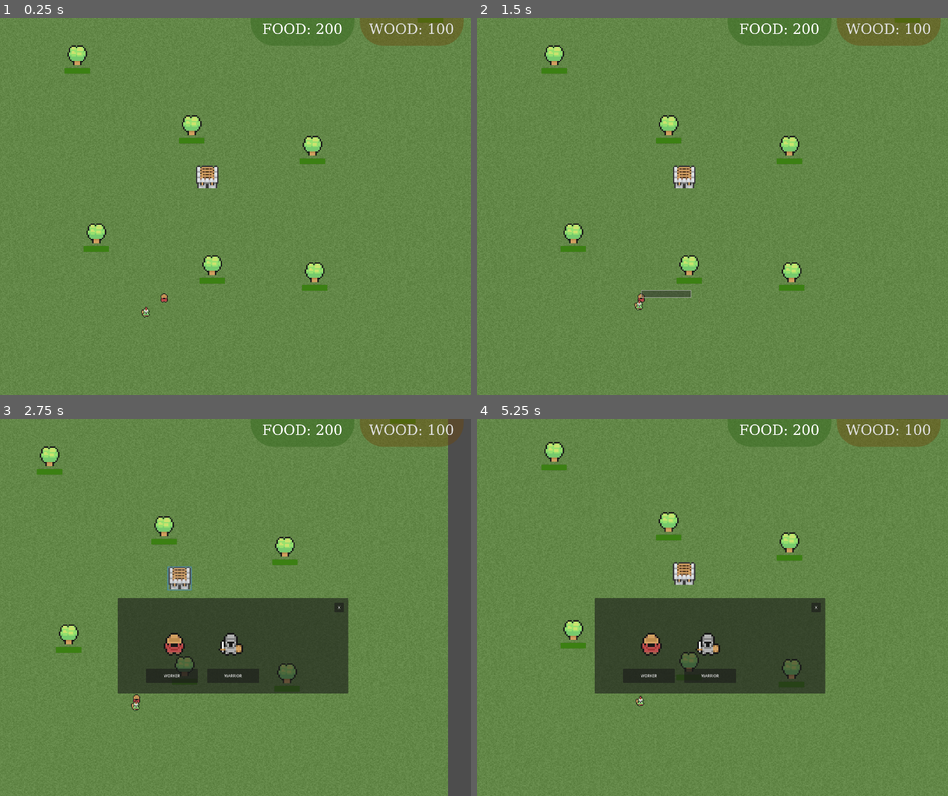
Above: before the commit, frames 1-4 (two rows, left to right).
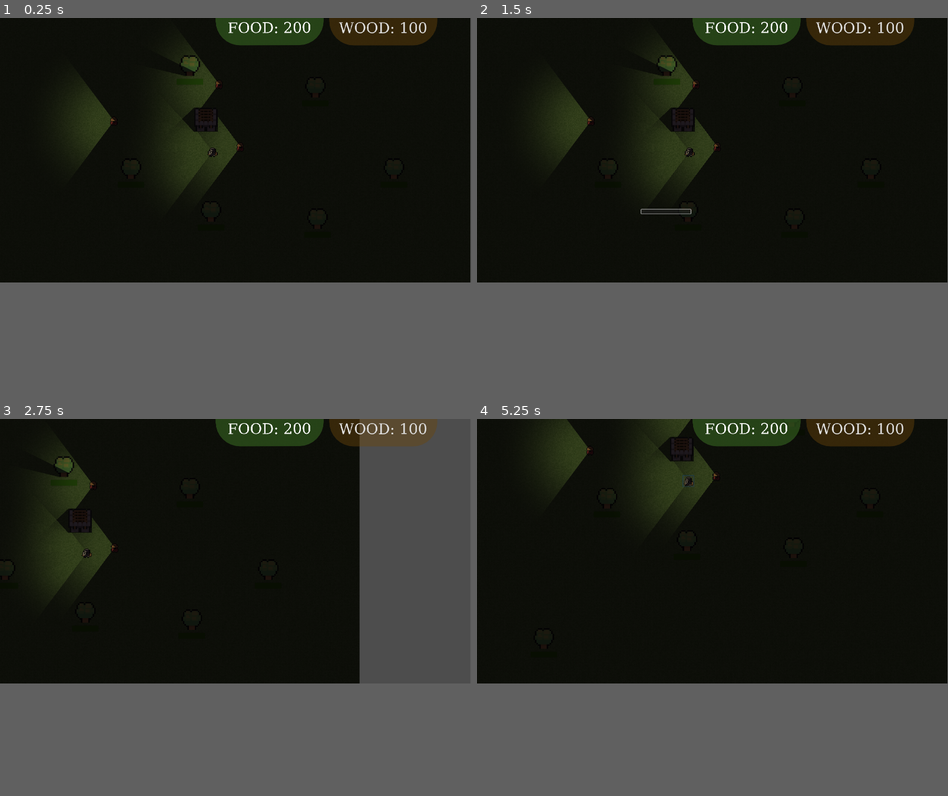
Above: after the commit, the same moments.

Repository: thejameswilliam/RTS-Game
Game: Godot game, scene res://world.tscn
The game is run twice, just before and just after one commit, with the same random seed, the same clock (stepped at 60 frames per second) and the same inputs.
Inputs (mouse positions are in pixels of both pictures, inside the frame that each line leads up to):
- Up to frame 1 (0.25 s): no input
- Up to frame 2 (1.5 s): tap Enter at 0.5 s; drag from (641, 296) to (792, 274) at 0.52 s; drag from (641, 296) to (792, 274) at 1.27 s
- Up to frame 3 (2.75 s): move the mouse to (207, 577) at 2.02 s; hold Right (ui_right) from 2.03 s (still down); tap Mouse wheel down (WheelDown) at 2.1 s; click (207, 577) at 2.17 s
- Up to frame 4 (5.25 s): release Right (ui_right) at 2.75 s; drag from (688, 682) to (547, 637) at 2.77 s; move the mouse to (853, 664) at 3.52 s; press the mouse at (853, 664) at 3.53 s; hold Left (ui_left) 3.53-4.25 s; release the mouse at (853, 664) at 4.25 s; drag from (571, 550) to (783, 675) at 4.27 s; move the mouse to (736, 607) at 5.02 s; hold Down (ui_down) from 5.03 s (still down); tap Mouse wheel down (WheelDown) at 5.1 s; click (736, 607) at 5.17 s
In our replay, the window is 800x640 before the commit and 799x449 after it. These sizes can differ from the game's own. Grey fills any space a smaller window leaves; there, only what the larger window draws over its background counts as a difference.

The runs differ from the first frame. In frame 1, 70% of the frame differs, in the area x 0-100%, y 0-80%; in frame 2, 70%; in frame 3, 69%; in frame 4, 71%, in the area x 0-100%, y 0-77%.

Commit message:
fixed warrior selection bug.

Diff:
--- a/Enemies/enemy.gd
+++ b/Enemies/enemy.gd
@@ -43,5 +43,4 @@
 	hit_points -= damage
 	print("Goblin Hit Points: " + str(hit_points))
 	if hit_points <= 0:
-		closest = null
 		queue_free()
--- a/Global/spawn_unit.tscn
+++ b/Global/spawn_unit.tscn
@@ -9,34 +9,34 @@
 script = ExtResource("1_75r1d")
 
 [node name="Panel" type="Panel" parent="."]
-offset_left = 500.0
-offset_top = 760.0
-offset_right = 1479.0
-offset_bottom = 1165.0
+offset_left = 422.0
+offset_top = 220.0
+offset_right = 1401.0
+offset_bottom = 625.0
 
 [node name="CreateWorker" type="Button" parent="."]
-offset_left = 620.0
-offset_top = 1060.0
-offset_right = 840.0
-offset_bottom = 1120.0
+offset_left = 542.0
+offset_top = 520.0
+offset_right = 762.0
+offset_bottom = 580.0
 text = "WORKER"
 
 [node name="CreateWarrior" type="Button" parent="."]
-offset_left = 880.0
-offset_top = 1060.0
-offset_right = 1100.0
-offset_bottom = 1120.0
+offset_left = 802.0
+offset_top = 520.0
+offset_right = 1022.0
+offset_bottom = 580.0
 text = "WARRIOR"
 
 [node name="Close" type="Button" parent="."]
-offset_left = 1420.0
-offset_top = 780.0
-offset_right = 1460.0
-offset_bottom = 820.0
+offset_left = 1342.0
+offset_top = 240.0
+offset_right = 1382.0
+offset_bottom = 280.0
 text = "X"
 
 [node name="Worker" type="Sprite2D" parent="."]
-position = Vector2(740, 960)
+position = Vector2(662, 420)
 scale = Vector2(7.5, 7.5)
 texture = ExtResource("2_yfobt")
 hframes = 5
@@ -44,7 +44,7 @@
 frame = 23
 
 [node name="Warrior" type="Sprite2D" parent="."]
-position = Vector2(980, 960)
+position = Vector2(902, 420)
 scale = Vector2(7.5, 7.49999)
 texture = ExtResource("3_kwgt8")
 hframes = 5
--- a/Houses/barracls.tscn
+++ b/Houses/barracls.tscn
@@ -14,6 +14,9 @@
 border_width_bottom = 2
 border_color = Color(0.172549, 0.537255, 0.854902, 1)
 border_blend = true
+
+[sub_resource type="OccluderPolygon2D" id="OccluderPolygon2D_gvtbb"]
+polygon = PackedVector2Array(16, -33, 16, 0, -16, 0, -16, -33)
 
 [node name="BarbHouse" type="StaticBody2D"]
 input_pickable = true
@@ -38,5 +41,8 @@
 mouse_filter = 1
 theme_override_styles/panel = SubResource("StyleBoxFlat_pb1ru")
 
+[node name="LightOccluder2D" type="LightOccluder2D" parent="."]
+occluder = SubResource("OccluderPolygon2D_gvtbb")
+
 [connection signal="mouse_entered" from="." to="." method="_on_barb_house_mouse_entered"]
 [connection signal="mouse_exited" from="." to="." method="_on_barb_house_mouse_exited"]
--- a/UI/Camera.gd
+++ b/UI/Camera.gd
@@ -1,7 +1,7 @@
 extends Camera2D
 
 #Camera Control
-@export var SPEED = 5.0
+@export var SPEED = 20.0
 @export var ZOOM_SPEED = 20.0
 @export var ZOOM_MARGIN = 0.1
 @export var ZOOM_MIN = 3
@@ -24,7 +24,7 @@
 
 signal area_selected
 signal atart_move_selection
-
+signal double_click
 
 func _ready():
 	connect("area_selected", Callable(get_parent(), "_on_area_selected"))
@@ -36,10 +36,8 @@
 	var inputX = int(Input.is_action_pressed("ui_right")) - int(Input.is_action_pressed("ui_left"))
 	var inputY = int(Input.is_action_pressed("ui_down")) - int(Input.is_action_pressed("ui_up"))
 
-
 	position.x = lerp(position.x, position.x + inputX*SPEED * zoom.x, SPEED * _delta)
 	position.y = lerp(position.y, position.y + inputY*SPEED * zoom.y, SPEED * _delta)
-
 
 	zoom.x = lerp(zoom.x, zoom.x * zoomFactor, ZOOM_SPEED*_delta)
 	zoom.y = lerp(zoom.y, zoom.y * zoomFactor, ZOOM_SPEED*_delta)
@@ -75,7 +73,6 @@
 
 
 
-
 func _input(event):
 
 	if abs(zoomPos.x - get_global_mouse_position().x) > ZOOM_MARGIN:
@@ -83,6 +80,8 @@
 	if abs(zoomPos.y - get_global_mouse_position().y) > ZOOM_MARGIN:
 		zoomFactor = 1.0
 
+	if event is InputEventMouseButton:
+		emit_signal("double_click")
 
 	if event is InputEventMouseButton:
 		if event.is_pressed():
--- a/UI/ui.tscn
+++ b/UI/ui.tscn
@@ -1448,9 +1448,10 @@
 theme_override_styles/panel = SubResource("StyleBoxFlat_pjiyy")
 
 [node name="WoodLabel" type="Label" parent="."]
-offset_left = 1528.0
-offset_right = 1969.0
-offset_bottom = 118.0
+offset_left = 1344.0
+offset_top = -6.0
+offset_right = 1785.0
+offset_bottom = 112.0
 theme = SubResource("Theme_4rilx")
 theme_type_variation = &"GraphNodeTitleLabel"
 theme_override_font_sizes/font_size = 60
@@ -1461,9 +1462,11 @@
 uppercase = true
 
 [node name="FoodLabel" type="Label" parent="."]
-offset_left = 1064.0
-offset_right = 1505.0
-offset_bottom = 118.0
+offset_left = 880.0
+offset_top = -6.0
+offset_right = 1321.0
+offset_bottom = 112.0
+rotation = -0.00353
 theme = SubResource("Theme_4rilx")
 theme_override_font_sizes/font_size = 60
 theme_override_styles/normal = SubResource("StyleBoxFlat_b3jdx")
--- a/Utility/defend.gd
+++ b/Utility/defend.gd
@@ -15,7 +15,9 @@
 func _on_area_entered(area):
 
 	if area.is_in_group("attack"):
+
 		if not area.get("damage") == null:
+
 			match HurtBoxType:
 				0: #Cooldown
 					collision.call_deferred("set", "disabled", true)
@@ -26,6 +28,7 @@
 					if area.has_method("tempdisable"):
 						area.tempdisable()
 			var damage = area.damage
+
 			emit_signal("defend", damage)
 
 
--- /dev/null
+++ b/Utility/enemy_spawner.gd
@@ -0,0 +1,56 @@
+extends Node2D
+
+@export var spawns: Array[Spawn_info] = []
+
+@onready var unit = get_tree().get_first_node_in_group("units")
+
+
+var time = 0
+
+
+
+func _on_timer_timeout():
+	time =+ 1
+	if(is_instance_valid(unit)):
+		var enemy_spawns = spawns
+		for i in enemy_spawns:
+			if time >= i.time_start and time <= i.time_end:
+				if i.spawn_delay_counter < i.enemy_spawn_delay:
+					i.spawn_delay_counter += 1
+				else:
+					i.spawn_delay_counter = 0
+					var new_enemy = load(str(i.enemy.resource_path))
+					var counter = 0
+					while counter < i.enemy_num:
+						var enemy_spawn = new_enemy.instantiate()
+						enemy_spawn.global_position = get_random_position()
+						add_child(enemy_spawn)
+						counter += 1
+
+func get_random_position():
+	var vpr = get_viewport_rect().size * randf_range(1.1, 1.4)
+	print(get_viewport_rect().size)
+	var top_left = Vector2(unit.global_position.x - vpr.x/2, unit.global_position.y - vpr.y/2)
+	var top_right = Vector2(unit.global_position.x + vpr.x/2, unit.global_position.y - vpr.y/2)
+	var bottom_left = Vector2(unit.global_position.x - vpr.x/2, unit.global_position.y + vpr.y/2)
+	var bottom_right = Vector2(unit.global_position.x + vpr.x/2, unit.global_position.y + vpr.y/2)
+	var pos_side = ["up", "down", "right", "left"].pick_random()
+	var spawn_pos1 = Vector2.ZERO
+	var spawn_pos2 = Vector2.ZERO
+
+	match pos_side:
+		"up":
+			spawn_pos1 = top_left
+			spawn_pos2 = top_right
+		"down":
+			spawn_pos1 = bottom_left
+			spawn_pos2 = bottom_right
+		"left":
+			spawn_pos1 = top_left
+			spawn_pos2 = bottom_left
+		"right":
+			spawn_pos1 = top_right
+			spawn_pos2 = bottom_right
+	var x_spawn = randf_range(spawn_pos1.x, spawn_pos2.x)
+	var y_spawn = randf_range(spawn_pos1.y, spawn_pos2.y)
+	return Vector2(x_spawn, y_spawn)
--- /dev/null
+++ b/Utility/enemy_spawner.tscn
@@ -0,0 +1,22 @@
+[gd_scene load_steps=5 format=3 uid="uid://b64mmex3v8p6d"]
+
+[ext_resource type="Script" path="res://Utility/enemy_spawner.gd" id="1_mk4a1"]
+[ext_resource type="PackedScene" uid="uid://b1vl34sb4b2u2" path="res://Enemies/Goblin.tscn" id="2_a0mk2"]
+[ext_resource type="Script" path="res://Utility/spawn_info.gd" id="3_2oxfn"]
+
+[sub_resource type="Resource" id="Resource_rusuf"]
+script = ExtResource("3_2oxfn")
+time_start = 0
+time_end = 60
+enemy = ExtResource("2_a0mk2")
+enemy_num = 1
+enemy_spawn_delay = 2
+
+[node name="EnemySpawner" type="Node2D"]
+script = ExtResource("1_mk4a1")
+spawns = Array[ExtResource("3_2oxfn")]([SubResource("Resource_rusuf")])
+
+[node name="Timer" type="Timer" parent="."]
+autostart = true
+
+[connection signal="timeout" from="Timer" to="." method="_on_timer_timeout"]
--- /dev/null
+++ b/Utility/spawn_info.gd
@@ -0,0 +1,11 @@
+extends Resource
+
+class_name Spawn_info
+
+@export var time_start:int
+@export var time_end:int
+@export var enemy:Resource
+@export var enemy_num:int
+@export var enemy_spawn_delay:int
+
+var spawn_delay_counter = 0
--- a/World Objects/tree.tscn
+++ b/World Objects/tree.tscn
@@ -11,6 +11,9 @@
 
 [sub_resource type="StyleBoxFlat" id="StyleBoxFlat_0et42"]
 bg_color = Color(0.234123, 0.500058, 0.0765023, 1)
+
+[sub_resource type="OccluderPolygon2D" id="OccluderPolygon2D_qmgup"]
+polygon = PackedVector2Array(0, -6, 3, -6, 3, -3, -3, -3, -3, -6)
 
 [node name="Tree" type="StaticBody2D"]
 scale = Vector2(2, 2)
@@ -27,6 +30,8 @@
 shape = SubResource("RectangleShape2D_s11cc")
 
 [node name="ChopArea" type="Area2D" parent="."]
+collision_layer = 2
+collision_mask = 2
 
 [node name="CollisionShape2D" type="CollisionShape2D" parent="ChopArea"]
 position = Vector2(0, -5)
@@ -44,6 +49,10 @@
 
 [node name="chopTimer" type="Timer" parent="."]
 
+[node name="LightOccluder2D" type="LightOccluder2D" parent="."]
+position = Vector2(0, 3)
+occluder = SubResource("OccluderPolygon2D_qmgup")
+
 [connection signal="frame_changed" from="Trees" to="." method="_on_trees_frame_changed"]
 [connection signal="body_entered" from="ChopArea" to="." method="_on_chop_area_body_entered"]
 [connection signal="body_exited" from="ChopArea" to="." method="_on_chop_area_body_exited"]
--- a/project.godot
+++ b/project.godot
@@ -21,8 +21,8 @@
 
 [display]
 
-window/size/viewport_width=2000
-window/size/viewport_height=2000
+window/size/viewport_width=1920
+window/size/viewport_height=1080
 window/size/resizable=false
 
 [input]
--- a/units/SelectionArea.gd
+++ b/units/SelectionArea.gd
@@ -7,6 +7,7 @@
 var selected = false
 
 func set_selected(selection):
+	print(selection)
 	if selection:
 		add_to_group("selected")
 	else :
@@ -28,5 +29,7 @@
 
 
 func _input_event(viewport, event, shape_idx):
+	print(selection_action)
 	if event.is_action_pressed(selection_action):
 		set_selected(not selected)
+#
--- a/units/warrior.gd
+++ b/units/warrior.gd
@@ -17,8 +17,9 @@
 
 func _ready():
 	set_selected(selected)
+	add_to_group("units", true)
 	add_to_group("warriors", true)
-	add_to_group("units", true)
+
 
 func set_selected(_selected: bool):
 	selected = _selected
@@ -33,6 +34,7 @@
 
 
 func _physics_process(_delta):
+	look_at_point()
 	if folow_cursor:
 		if selected:
 			target = get_global_mouse_position()
@@ -45,11 +47,19 @@
 
 
 
+func look_at_point():
+	if target:
+		rotation = lerp_angle(rotation, (position - target).angle(), 0.1)
+
+
+func unit_death():
+	pass
+
 func _on_selection_area_selection_toggled(selection):
 	set_selected(selection)
-	pass # Replace with function body.
 
 
 func _on_defend_box_defend(damage):
 	hit_points -= damage
-	print("Warrior Hit Points: " + str(hit_points))
+	if hit_points <= 0:
+		unit_death()
--- a/units/warrior.tscn
+++ b/units/warrior.tscn
@@ -1,13 +1,13 @@
-[gd_scene load_steps=14 format=3 uid="uid://b57ofnq5htffv"]
+[gd_scene load_steps=16 format=3 uid="uid://b57ofnq5htffv"]
 
 [ext_resource type="Script" path="res://units/warrior.gd" id="1_mnjex"]
 [ext_resource type="Texture2D" uid="uid://5l40anv6nppw" path="res://images/MiniWorldSprites/Characters/Soldiers/Melee/RedMelee/SwordsmanRed.png" id="2_jre7o"]
 [ext_resource type="Script" path="res://units/SelectionArea.gd" id="3_2a34g"]
 [ext_resource type="PackedScene" uid="uid://bwl8xaexlmh1c" path="res://Utility/attack.tscn" id="4_gwjik"]
 [ext_resource type="PackedScene" uid="uid://fjqo083wps36" path="res://Utility/defend.tscn" id="5_lejo6"]
+[ext_resource type="Texture2D" uid="uid://1j8impsxq4pj" path="res://images/Environment/light.png" id="6_esm5q"]
 
-[sub_resource type="RectangleShape2D" id="RectangleShape2D_fuosd"]
-size = Vector2(13, 10.5)
+[sub_resource type="CircleShape2D" id="CircleShape2D_t3i6h"]
 
 [sub_resource type="StyleBoxFlat" id="StyleBoxFlat_pb1ru"]
 bg_color = Color(0.6, 0.6, 0.6, 0.137255)
@@ -56,7 +56,8 @@
 "Walk Down": SubResource("Animation_p2st4")
 }
 
-[sub_resource type="CircleShape2D" id="CircleShape2D_t3i6h"]
+[sub_resource type="RectangleShape2D" id="RectangleShape2D_fuosd"]
+size = Vector2(13, 10.5)
 
 [sub_resource type="CapsuleShape2D" id="CapsuleShape2D_ogolh"]
 radius = 5.0
@@ -66,9 +67,19 @@
 radius = 3.0
 height = 12.0
 
+[sub_resource type="OccluderPolygon2D" id="OccluderPolygon2D_qwc32"]
+polygon = PackedVector2Array(0, -6.71141, 5.36913, -12.0805, 5.36913, -1.34228, -5.36913, -1.34228, -5.36913, -12.0805)
+
 [node name="Warrior" type="CharacterBody2D"]
 position = Vector2(0, 1)
 script = ExtResource("1_mnjex")
+
+[node name="SelectionArea" type="Area2D" parent="."]
+script = ExtResource("3_2a34g")
+
+[node name="CollisionShape2D" type="CollisionShape2D" parent="SelectionArea"]
+position = Vector2(0, -9)
+shape = SubResource("CircleShape2D_t3i6h")
 
 [node name="Warrior" type="Sprite2D" parent="."]
 position = Vector2(0, -8)
@@ -77,17 +88,12 @@
 vframes = 12
 frame = 1
 
-[node name="CollisionShape2D" type="CollisionShape2D" parent="."]
-visible = false
-position = Vector2(0, -6.75)
-shape = SubResource("RectangleShape2D_fuosd")
-
 [node name="Box" type="Panel" parent="."]
-visible = false
 offset_left = -8.0
 offset_top = -17.0
 offset_right = 8.0
 offset_bottom = -1.0
+mouse_filter = 1
 theme_override_styles/panel = SubResource("StyleBoxFlat_pb1ru")
 
 [node name="AnimationPlayer" type="AnimationPlayer" parent="."]
@@ -95,17 +101,14 @@
 "": SubResource("AnimationLibrary_r57fb")
 }
 
-[node name="SelectionArea" type="Area2D" parent="."]
-visible = false
-script = ExtResource("3_2a34g")
-
-[node name="CollisionShape2D2" type="CollisionShape2D" parent="SelectionArea"]
-position = Vector2(0, -9)
-shape = SubResource("CircleShape2D_t3i6h")
+[node name="CollisionShape2D" type="CollisionShape2D" parent="."]
+position = Vector2(0, -6.75)
+shape = SubResource("RectangleShape2D_fuosd")
 
 [node name="AttackBox" parent="." instance=ExtResource("4_gwjik")]
 collision_layer = 2
 collision_mask = 2
+input_pickable = false
 
 [node name="HitCollisionShape2D" parent="AttackBox" index="0"]
 position = Vector2(-2, -8)
@@ -114,10 +117,26 @@
 [node name="DefendBox" parent="." instance=ExtResource("5_lejo6")]
 collision_layer = 4
 collision_mask = 4
+input_pickable = false
 
 [node name="HurtCollisionShape2D" parent="DefendBox" index="0"]
 position = Vector2(0, -9)
 shape = SubResource("CapsuleShape2D_i1ivh")
+
+[node name="LightOccluder2D" type="LightOccluder2D" parent="."]
+position = Vector2(6, -9)
+rotation = -1.57079
+scale = Vector2(0.745, 0.745)
+occluder = SubResource("OccluderPolygon2D_qwc32")
+
+[node name="PointLight2D" type="PointLight2D" parent="."]
+position = Vector2(0, -9)
+scale = Vector2(0.745, 0.745)
+color = Color(1, 0.913568, 0.748133, 1)
+energy = 0.5
+blend_mode = 2
+shadow_enabled = true
+texture = ExtResource("6_esm5q")
 
 [connection signal="input_event" from="." to="." method="_on_input_event"]
 [connection signal="selection_toggled" from="SelectionArea" to="." method="_on_selection_area_selection_toggled"]
--- a/units/worker.gd
+++ b/units/worker.gd
@@ -5,6 +5,9 @@
 @onready var box: Panel = $Box
 @onready var animation: AnimationPlayer = $AnimationPlayer
 @onready var target = position
+
+@onready var light_occluder = $LightOccluder2D
+
 
 var folow_cursor: bool = false
 var movement_speed = 60
@@ -33,16 +36,26 @@
 
 
 func _physics_process(_delta):
+
+	look_at_point()
 	if folow_cursor:
 		if selected:
 			target = get_global_mouse_position()
 			animation.play("Walk Down")
 	velocity = position.direction_to(target) * movement_speed
+
 	if position.distance_to(target) > 5:
 		move_and_slide()
 	else:
 		animation.stop()
 
+
+func look_at_point():
+	if target:
+		rotation = lerp_angle(rotation, (position - target).angle(), 0.1)
+
+func unit_death():
+	queue_free()
 
 
 func _on_selection_area_selection_toggled(selection):
@@ -52,4 +65,4 @@
 func _on_defend_box_defend(damage):
 	hit_points -= damage
 	if hit_points <= 0:
-		queue_free()
+		unit_death()
--- a/units/worker.tscn
+++ b/units/worker.tscn
@@ -1,9 +1,10 @@
-[gd_scene load_steps=12 format=3 uid="uid://duvegjudp7c0u"]
+[gd_scene load_steps=14 format=3 uid="uid://duvegjudp7c0u"]
 
 [ext_resource type="Script" path="res://units/worker.gd" id="1_krnlt"]
 [ext_resource type="Texture2D" uid="uid://dddis8r16txr2" path="res://images/MiniWorldSprites/Characters/Workers/RedWorker/FarmerRed.png" id="2_qn3vu"]
 [ext_resource type="Script" path="res://units/SelectionArea.gd" id="3_ui77v"]
 [ext_resource type="PackedScene" uid="uid://fjqo083wps36" path="res://Utility/defend.tscn" id="4_djo7x"]
+[ext_resource type="Texture2D" uid="uid://1j8impsxq4pj" path="res://images/Environment/light.png" id="5_vyjwc"]
 
 [sub_resource type="StyleBoxFlat" id="StyleBoxFlat_gnrev"]
 bg_color = Color(0.6, 0.6, 0.6, 0)
@@ -57,17 +58,20 @@
 radius = 3.0
 height = 12.0
 
-[sub_resource type="CircleShape2D" id="CircleShape2D_o7xjl"]
-radius = 9.0
-
 [sub_resource type="CapsuleShape2D" id="CapsuleShape2D_how5g"]
 radius = 5.0
 height = 14.0
 
+[sub_resource type="CircleShape2D" id="CircleShape2D_o7xjl"]
+radius = 9.0
+
+[sub_resource type="OccluderPolygon2D" id="OccluderPolygon2D_o3dsm"]
+polygon = PackedVector2Array(0, -6.71141, 5.36913, -12.0805, 5.36913, -1.34228, -5.36913, -1.34228, -5.36913, -12.0805)
+
 [node name="Worker" type="CharacterBody2D"]
 position = Vector2(0, 1)
-collision_layer = 2
-collision_mask = 2
+collision_layer = 10
+collision_mask = 10
 motion_mode = 1
 script = ExtResource("1_krnlt")
 
@@ -94,6 +98,15 @@
 position = Vector2(0, -8)
 shape = SubResource("CapsuleShape2D_pk7l2")
 
+[node name="DefendBox" parent="." instance=ExtResource("4_djo7x")]
+collision_layer = 4
+collision_mask = 4
+input_pickable = false
+
+[node name="HurtCollisionShape2D" parent="DefendBox" index="0"]
+position = Vector2(0, -8)
+shape = SubResource("CapsuleShape2D_how5g")
+
 [node name="SelectionArea" type="Area2D" parent="."]
 script = ExtResource("3_ui77v")
 
@@ -101,17 +114,26 @@
 position = Vector2(0, -9)
 shape = SubResource("CircleShape2D_o7xjl")
 
-[node name="DefendBox" parent="." instance=ExtResource("4_djo7x")]
-collision_layer = 4
-collision_mask = 4
+[node name="LightOccluder2D" type="LightOccluder2D" parent="."]
+position = Vector2(6, -9)
+rotation = -1.57079
+scale = Vector2(0.745, 0.745)
+occluder = SubResource("OccluderPolygon2D_o3dsm")
 
-[node name="HurtCollisionShape2D" parent="DefendBox" index="0"]
-position = Vector2(0, -8)
-shape = SubResource("CapsuleShape2D_how5g")
+[node name="PointLight2D" type="PointLight2D" parent="."]
+position = Vector2(0, -9)
+scale = Vector2(0.745, 0.745)
+color = Color(1, 0.913568, 0.748133, 1)
+energy = 0.5
+blend_mode = 2
+shadow_enabled = true
+texture = ExtResource("5_vyjwc")
 
 [connection signal="input_event" from="." to="." method="_on_input_event"]
+[connection signal="defend" from="DefendBox" to="." method="_on_defend_box_defend"]
 [connection signal="mouse_entered" from="SelectionArea" to="." method="_on_area_2d_mouse_entered"]
+[connection signal="mouse_entered" from="SelectionArea" to="SelectionArea" method="_on_mouse_entered"]
+[connection signal="mouse_exited" from="SelectionArea" to="SelectionArea" method="_on_mouse_exited"]
 [connection signal="selection_toggled" from="SelectionArea" to="." method="_on_selection_area_selection_toggled"]
-[connection signal="defend" from="DefendBox" to="." method="_on_defend_box_defend"]
 
 [editable path="DefendBox"]
--- a/world.gd
+++ b/world.gd
@@ -3,8 +3,14 @@
 var units: Array = []
 
 
+
 func _ready():
 	get_units()
+
+
+func _process(_delta):
+	if units.size() <= 0:
+		print("GAME OVER, MAN")
 
 func get_units():
 	units = []
--- a/world.tscn
+++ b/world.tscn
@@ -7,7 +7,7 @@
 [ext_resource type="PackedScene" uid="uid://dqa0sxgaqcyjp" path="res://World Objects/tree.tscn" id="4_dbqhf"]
 [ext_resource type="PackedScene" uid="uid://bg2ohhatacu6c" path="res://UI/ui.tscn" id="5_v8451"]
 [ext_resource type="PackedScene" uid="uid://occa8lx1sxeo" path="res://Houses/barracls.tscn" id="7_230ge"]
-[ext_resource type="PackedScene" uid="uid://b1vl34sb4b2u2" path="res://Enemies/Goblin.tscn" id="9_6i8rs"]
+[ext_resource type="PackedScene" uid="uid://b57ofnq5htffv" path="res://units/Warrior.tscn" id="8_7nqa0"]
 
 [node name="World" type="Node2D"]
 y_sort_enabled = true
@@ -22,14 +22,13 @@
 texture = ExtResource("2_srcar")
 stretch_mode = 1
 metadata/_edit_use_anchors_ = true
-metadata/_edit_lock_ = true
 
 [node name="Camera" type="Camera2D" parent="."]
 zoom = Vector2(3, 3)
-limit_left = -5000
-limit_top = -5000
-limit_right = 5000
-limit_bottom = 5000
+limit_left = -500
+limit_top = -550
+limit_right = 500
+limit_bottom = 500
 position_smoothing_enabled = true
 script = ExtResource("1_kjri0")
 
@@ -38,8 +37,14 @@
 [node name="Units" type="Node2D" parent="."]
 y_sort_enabled = true
 
-[node name="Unit5" parent="Units" instance=ExtResource("2_7u3o2")]
-position = Vector2(-101, 138)
+[node name="Unit7" parent="Units" instance=ExtResource("2_7u3o2")]
+position = Vector2(-165, -31)
+
+[node name="Unit8" parent="Units" instance=ExtResource("2_7u3o2")]
+position = Vector2(-22, -81)
+
+[node name="Unit9" parent="Units" instance=ExtResource("2_7u3o2")]
+position = Vector2(7, 4)
 
 [node name="Objects" type="Node2D" parent="."]
 y_sort_enabled = true
@@ -57,7 +62,7 @@
 position = Vector2(-33, 97)
 
 [node name="Tree5" parent="Objects" instance=ExtResource("4_dbqhf")]
-position = Vector2(-197, 52)
+position = Vector2(-142, 39)
 
 [node name="Tree6" parent="Objects" instance=ExtResource("4_dbqhf")]
 position = Vector2(-224, -200)
@@ -65,11 +70,26 @@
 [node name="Tree7" parent="Objects" instance=ExtResource("4_dbqhf")]
 position = Vector2(-62, -101)
 
+[node name="Tree8" parent="Objects" instance=ExtResource("4_dbqhf")]
+position = Vector2(-228, 230)
+
+[node name="Tree9" parent="Objects" instance=ExtResource("4_dbqhf")]
+position = Vector2(216, 39)
+
+[node name="Tree10" parent="Objects" instance=ExtResource("4_dbqhf")]
+position = Vector2(-249, -255)
+
+[node name="Tree11" parent="Objects" instance=ExtResource("4_dbqhf")]
+position = Vector2(63, -230)
+
 [node name="Houses" type="Node2D" parent="."]
 y_sort_enabled = true
 
 [node name="BarbHouse" parent="Houses" instance=ExtResource("7_230ge")]
 position = Vector2(-40, -25)
 
-[node name="enemy_goblin" parent="." instance=ExtResource("9_6i8rs")]
-position = Vector2(-131, 151)
+[node name="CanvasModulate" type="CanvasModulate" parent="."]
+color = Color(0.132764, 0.10841, 0.126126, 1)
+
+[node name="Warrior" parent="." instance=ExtResource("8_7nqa0")]
+position = Vector2(-31, 11)
Not shown: 1 places in Houses/barracls.tscn that only renumber resources
Not shown: 1 places in World Objects/tree.tscn that only renumber resources
Binary file added: images/Environment/light.png
Not shown, added: images/Environment/light.png.import
